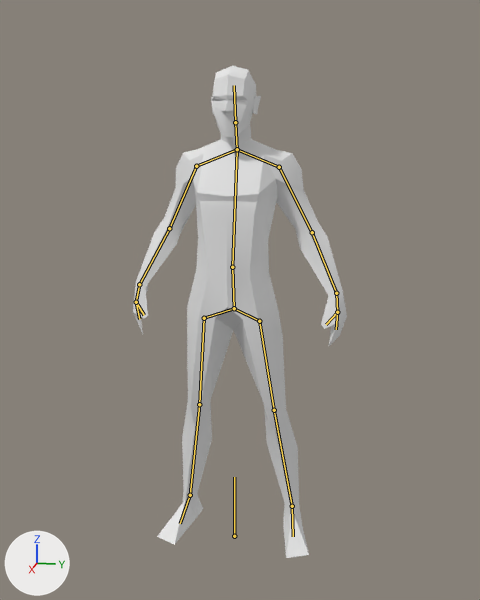
One commit to the Blender file media/blends/zombie.blend: the scene before it, then after it.
Before and after are seen from a 50 mm lens placed at (8.91, 1.87, 5.97), pointed at (-0.06, 0.07, 3.73). Every picture has the same lights, and +X, +Y and +Z are marked at lower left. The bones that bend it are drawn over the model as lines.

Objects in the first picture: 'Man'.
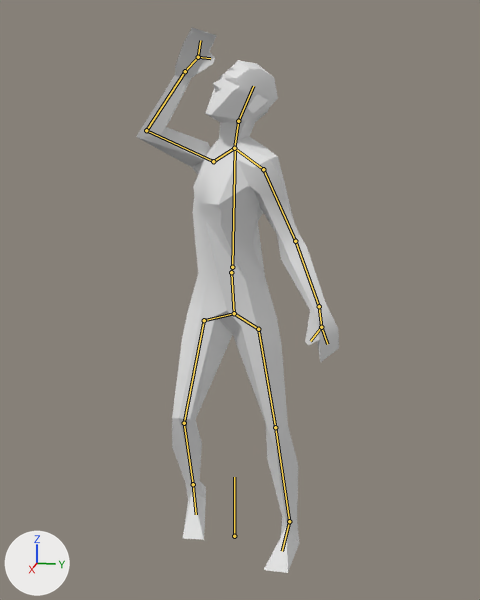
The newer file adds an action. The first version stands in its rest pose; the second is drawn at frame 134 of the action 'Atacar'.

Changed parts and their boxes [x1, y1, x2, y2] in the pictures (480 x 600 px):
'Man', posed (11% taller)
    before: [133, 66, 347, 558]
    after: [136, 27, 339, 573]
bone 'Pelvis', root to tip
    before: (232, 267) to (234, 308)
    after: (231, 272) to (234, 313)
bone 'Hip_L', root to tip
    before: (234, 308) to (259, 321)
    after: (234, 313) to (258, 329)
bone 'UpperLeg_L', root to tip
    before: (259, 321) to (274, 410)
    after: (258, 329) to (275, 427)
bone 'LowerLeg_L', root to tip
    before: (274, 410) to (292, 506)
    after: (275, 427) to (289, 521)
bone 'Foot_L', root to tip
    before: (292, 506) to (293, 536)
    after: (289, 521) to (282, 551)
bone 'Hip_R', root to tip
    before: (234, 308) to (204, 318)
    after: (234, 313) to (204, 320)
bone 'UpperLeg_R', root to tip
    before: (204, 318) to (199, 404)
    after: (204, 320) to (184, 423)
bone 'LowerLeg_R', root to tip
    before: (199, 404) to (190, 495)
    after: (184, 423) to (193, 484)
bone 'Foot_R', root to tip
    before: (190, 495) to (180, 523)
    after: (193, 484) to (196, 514)
bone 'Back', root to tip
    before: (232, 267) to (237, 150)
    after: (232, 267) to (235, 148)
bone 'Neck', root to tip
    before: (237, 149) to (235, 122)
    after: (234, 148) to (238, 121)
bone 'Head', root to tip
    before: (235, 122) to (234, 85)
    after: (238, 121) to (253, 86)
bone 'UpperArm_L', root to tip
    before: (279, 167) to (312, 232)
    after: (263, 169) to (295, 241)
bone 'LowerArm_L', root to tip
    before: (312, 232) to (336, 293)
    after: (295, 241) to (319, 306)
bone 'UpperArm_R', root to tip
    before: (196, 166) to (169, 228)
    after: (213, 161) to (146, 130)
bone 'LowerArm_R', root to tip
    before: (169, 228) to (139, 284)
    after: (146, 130) to (185, 71)

The change in detail:
Bone 'Pelvis' (bone_pelvis) moves from (0.0, 0.0, 0.0) to (-0.03, 0.09, 0.03).
Bone 'Pelvis' (bone_pelvis) turns from (0, 0, 0) to (0, 0, -2) degrees about its own x, y and z.
Bone 'Hip_L' (bone_hip_l) turns from (0, 0, 0) to (4, 3, -7) degrees about its own x, y and z.
Bone 'UpperLeg_L' (bone_upperleg_l) turns from (0, 0, 0) to (-3, -6, -19) degrees about its own x, y and z.
Bone 'LowerLeg_L' (bone_lowerleg_l) turns from (0, 0, 0) to (-4, 6, 14) degrees about its own x, y and z.
Bone 'Foot_L' (bone_foot_l) turns from (0, 0, 0) to (0, 11, 14) degrees about its own x, y and z.
Bone 'Hip_R' (bone_hip_r) turns from (0, 0, 0) to (1, 17, -7) degrees about its own x, y and z.
Bone 'UpperLeg_R' (bone_upperleg_r) turns from (0, 0, 0) to (2, -12, 7) degrees about its own x, y and z.
Bone 'LowerLeg_R' (bone_lowerleg_r) turns from (0, 0, 0) to (-8, -10, -45) degrees about its own x, y and z.
Bone 'Foot_R' (bone_foot_r) turns from (0, 0, 0) to (-4, -5, -10) degrees about its own x, y and z.
Bone 'Back' (bone_back) turns from (0, 0, 0) to (19, -42, -15) degrees about its own x, y and z.
Bone 'Neck' (bone_neck) turns from (0, 0, 0) to (-24, -23, -13) degrees about its own x, y and z.
Bone 'Head' (bone_head) turns from (0, 0, 0) to (-18, 10, 20) degrees about its own x, y and z.
Bone 'UpperArm_L' (bone_upperarm_l) turns from (0, 0, 0) to (-12, -1, -10) degrees about its own x, y and z.
Bone 'LowerArm_L' (bone_lowerarm_l) turns from (0, 0, 0) to (-25, -1, 6) degrees about its own x, y and z.
Bone 'UpperArm_R' (bone_upperarm_r) turns from (0, 0, 0) to (115, -19, 31) degrees about its own x, y and z.
Bone 'LowerArm_R' (bone_lowerarm_r) turns from (0, 0, 0) to (0, 12, -70) degrees about its own x, y and z.
